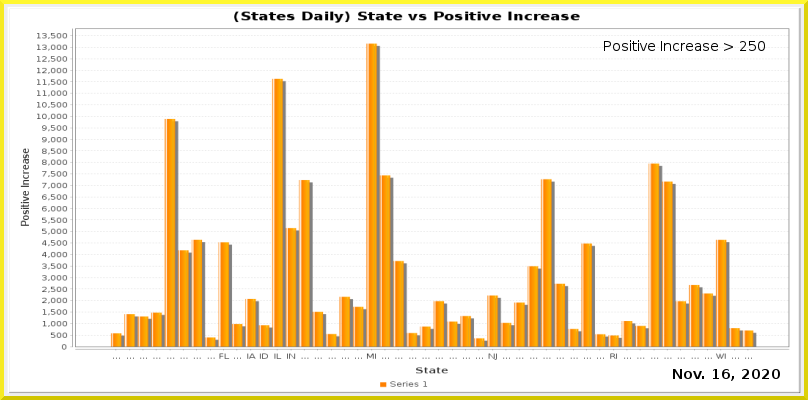
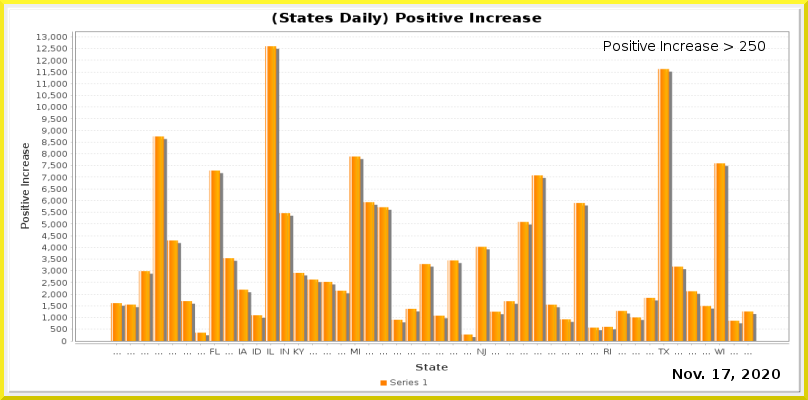
Layer changes from the first 808×400 image to the second:
painted on "Current Date" over [722, 369, 730, 379]
painted on "Date_vs_TestIncrease.png" over [7, 7, 801, 394]
